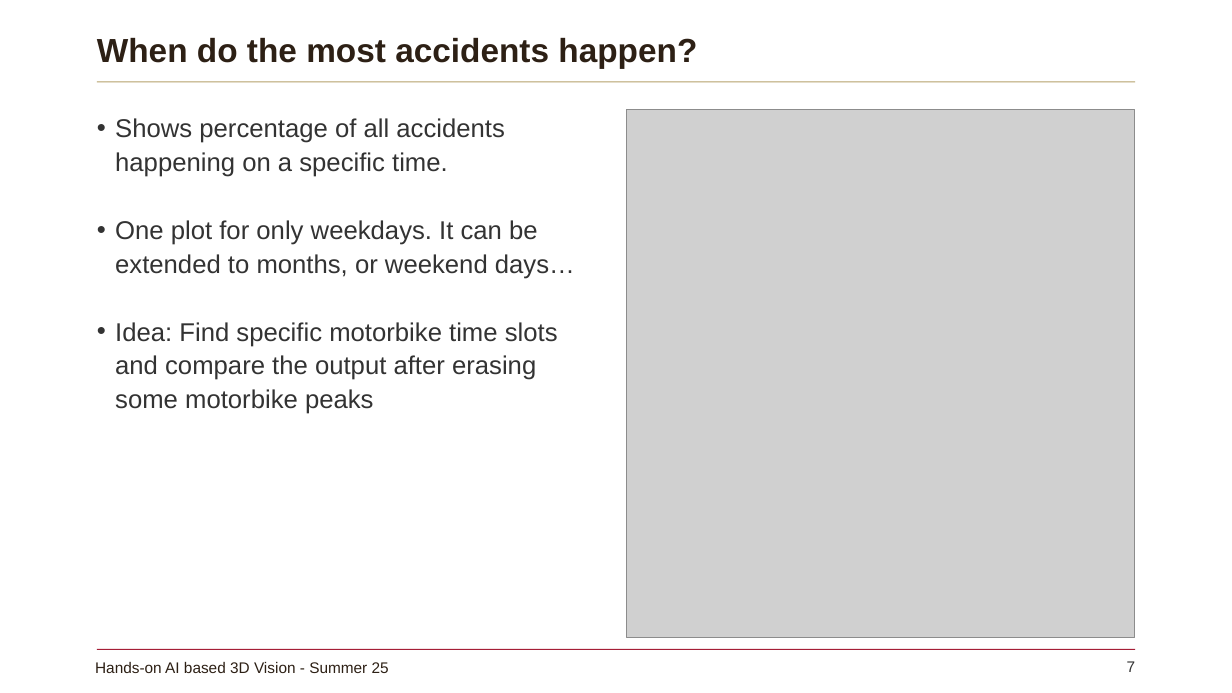
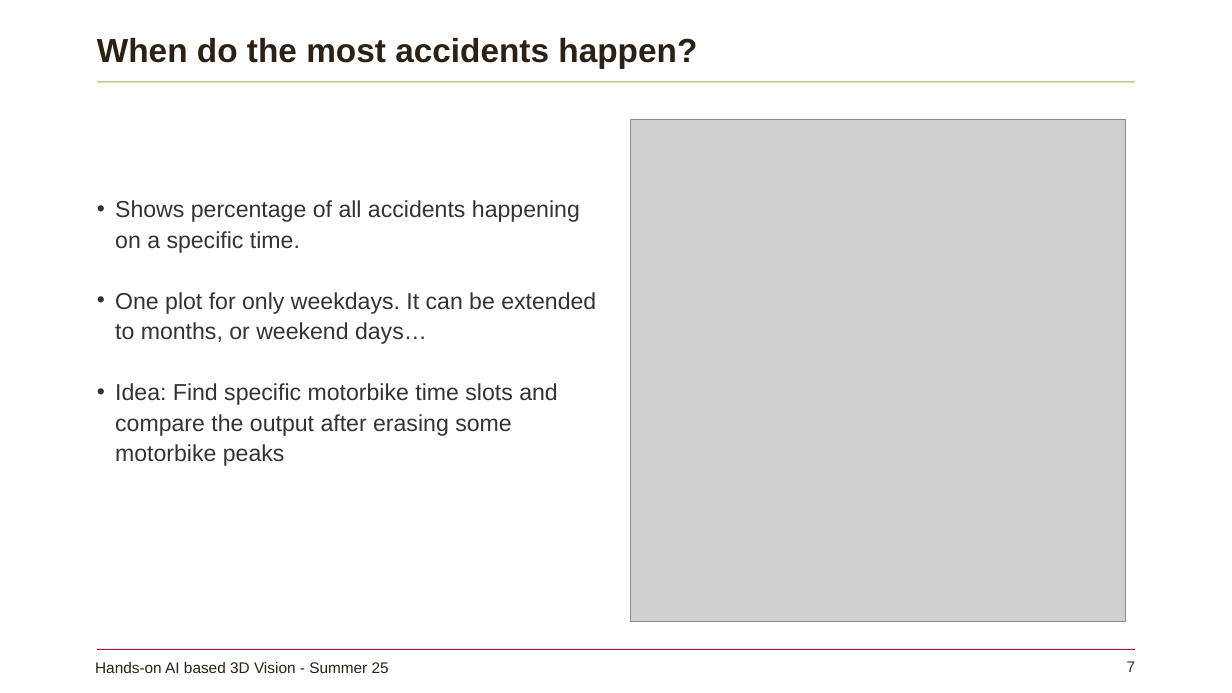
Before and after one commit to d2stcjm4qk-alt/data-lit-project, a slide deck: slide 7 of midterm_presentation.pptx. Drawn at 1232x693 pixels with LibreOffice and Linux fonts; fonts in the diff are those of the drawing; grey boxes stand for pictures; background and template pictures are left out. Boxes give left, top, right and bottom in pixels: in the first picture for what was removed or moved away, otherwise in the second. Text is boxed around its words. In the diff, an @@ line names an element or a change of style, - is before the commit and + after.

```diff
--- a/midterm_presentation.pptx
+++ b/midterm_presentation.pptx
@@ picture: place and size @@
-picture at [627, 109, 1134, 638]
+picture at [630, 119, 1126, 621]
@@ text "Shows percentage of all accidents ...": place and size @@
-text "Shows percentage of all accidents ..." at [115, 118, 575, 414]
+text "Shows percentage of all accidents ..." at [115, 200, 596, 466]
@@ text "Shows percentage of all accidents ..." at [115, 200, 596, 466]: size 20 to 18 pt @@
```
Also in this commit, not shown: 2 other slides changed, 2 other files.
